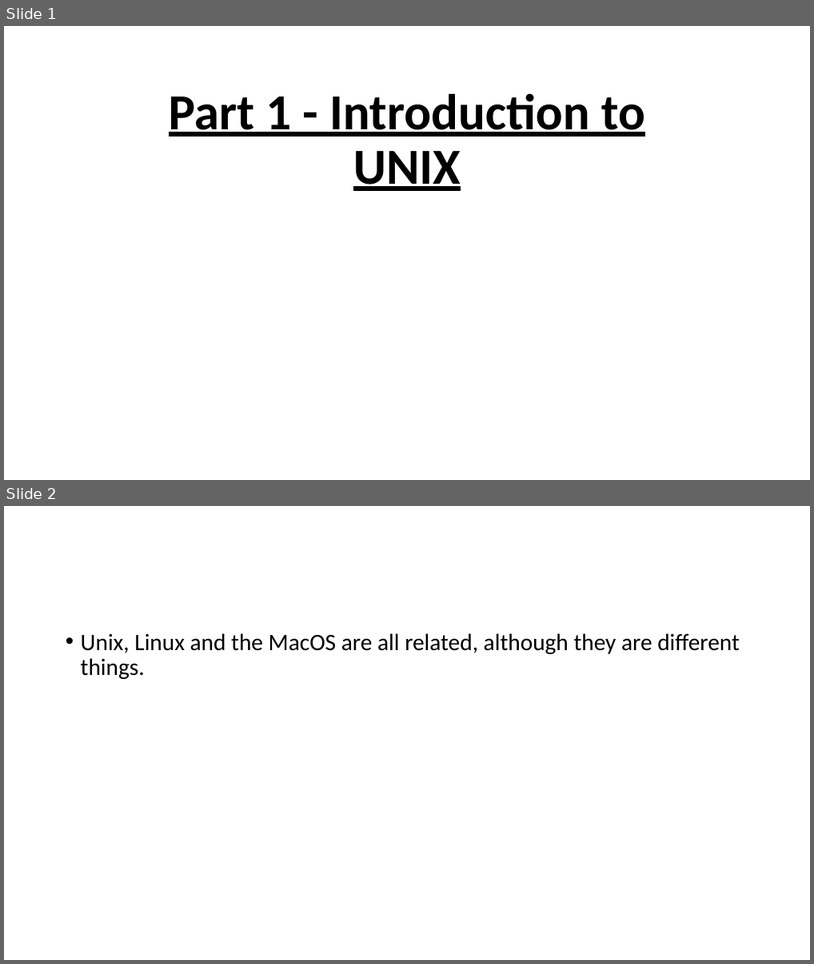
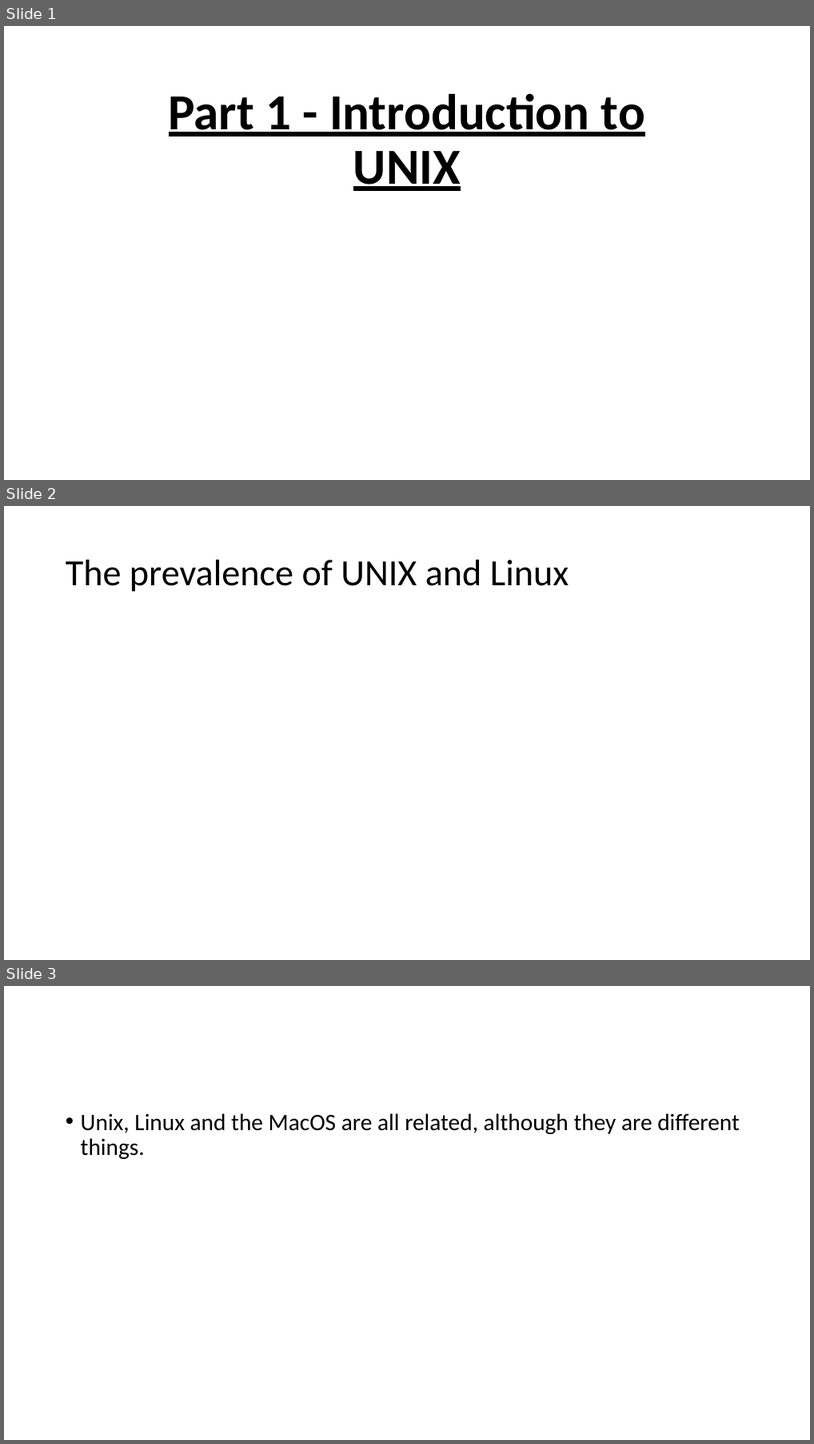
Before and after one commit to krabberod/bios3010-unix-linux, a slide deck: Lectures/1_intro_to_unix.pptx. Shown one above the other, each under a label of ours: slides 1 and 2 before the commit, slides 1, 2 and 3 after it. The pictures are 814x964 and 814x1444 pixels, drawn with LibreOffice and Linux fonts; fonts in the diff are those of the drawing. Boxes give left, top, right and bottom in pixels: in the first picture for what was removed or moved away, otherwise in the second. Text is boxed around its words. In the diff, an @@ line names an element or a change of style, - is before the commit and + after.

```diff
--- a/Lectures/1_intro_to_unix.pptx
+++ b/Lectures/1_intro_to_unix.pptx
@@ slide 2 added at (4,506,810,960), background #FFFFFF @@
@@ title added at (66,560,569,592), 44 pt, text #000000 @@
+The prevalence of UNIX and Linux
@@ what was slide 2 is now slide 3 @@
```
Also in this commit, not shown: 1 slide changed, 6 other slides added, 11 other files.
